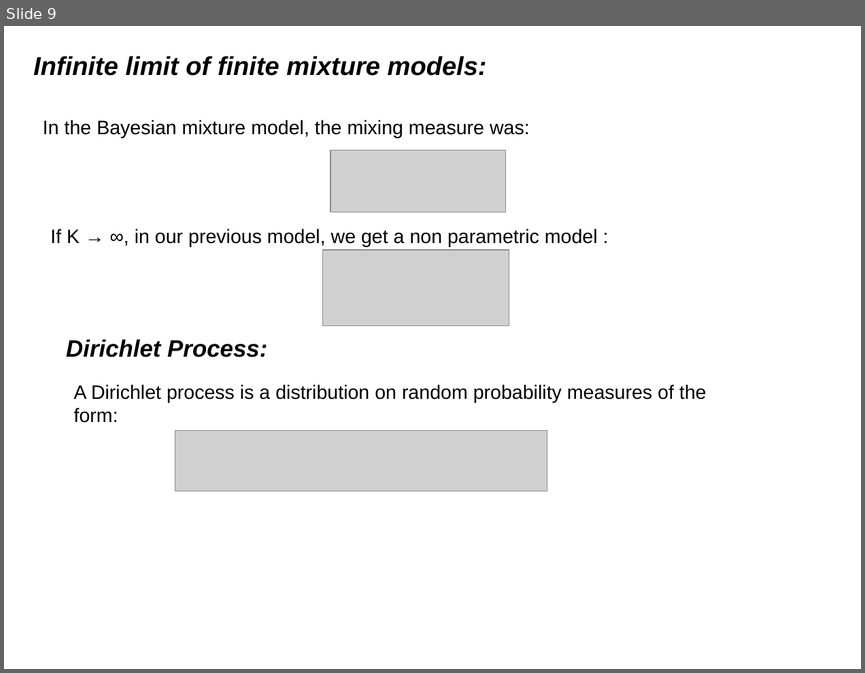
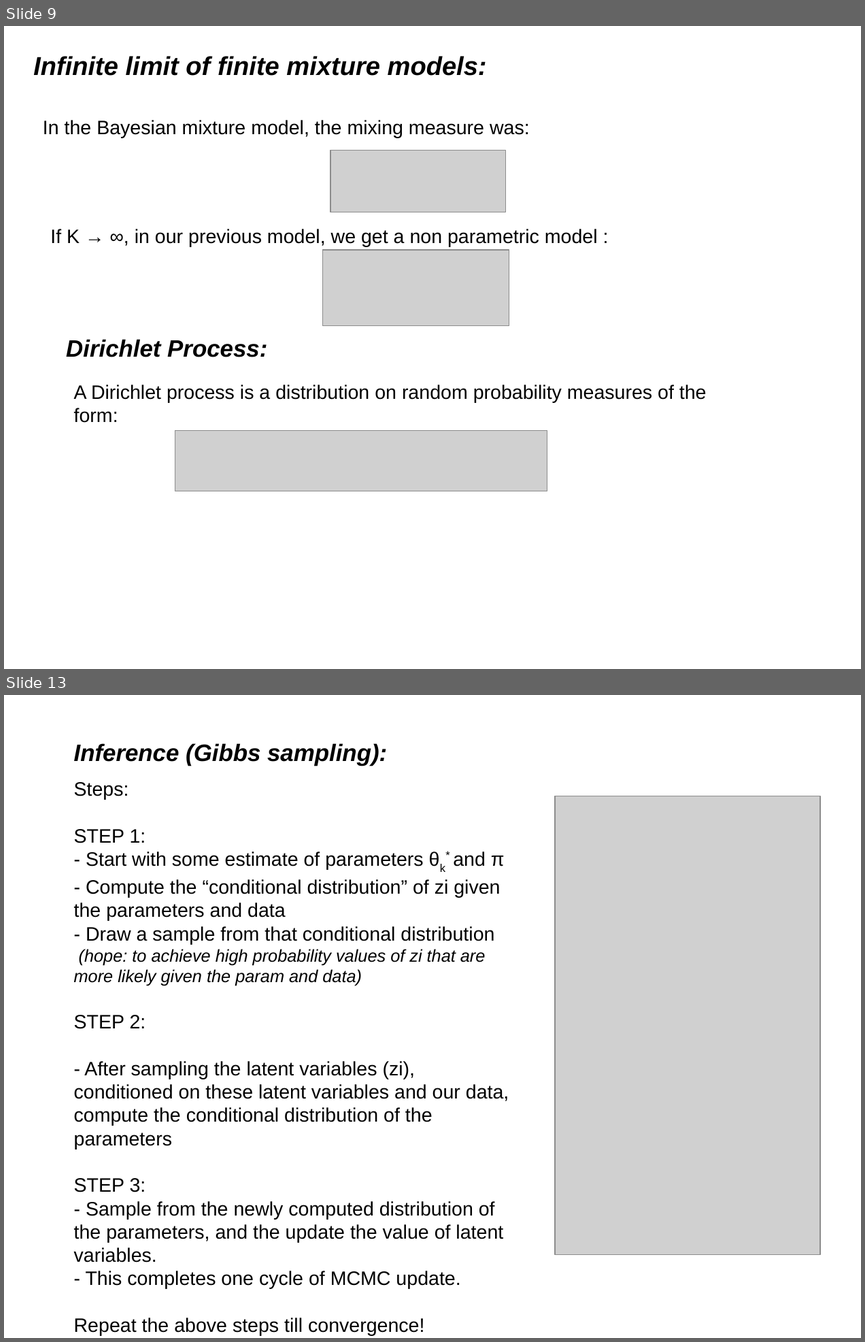
Before and after one commit to afcarl/Dirichlet_Processes, a slide deck: version_2.odp. Shown one above the other, each under a label of ours: slide 9 before the commit, slides 9 and 13 after it; the slides between them are not shown. The pictures are 865x673 and 865x1342 pixels, drawn with LibreOffice and Linux fonts; fonts in the diff are those of the drawing; grey boxes stand for pictures. Boxes give left, top, right and bottom in pixels: in the first picture for what was removed or moved away, otherwise in the second. Text is boxed around its words. In the diff, an @@ line names an element or a change of style, - is before the commit and + after.

```diff
--- a/version_2.odp
+++ b/version_2.odp
@@ slide 13 added at [4, 695, 861, 1338], background #FFFFFF @@
@@ text added at [74, 743, 387, 766], 22 pt, text #000000, bold, italic @@
+Inference (Gibbs sampling):
@@ text added at [74, 782, 509, 1336], 18 pt, text #000000 @@
+Steps:
+STEP 1:
+- Start with some estimate of parameters θk* and π
+- Compute the “conditional distribution” of zi given the parameters and data
+- Draw a sample from that conditional distribution
+(hope: to achieve high probability values of zi that are more likely given the param and data)
+STEP 2:
+- After sampling the latent variables (zi), conditioned on these latent variables and our data, compute the conditional distribution of the parameters
+STEP 3:
+- Sample from the newly computed distribution of the parameters, and the update the value of latent variables.
+- This completes one cycle of MCMC update.
+Repeat the above steps till convergence!
@@ picture added at [555, 796, 821, 1255] @@
```
Also in this commit, not shown: 1 slide changed, 6 other slides added, 2 slides removed.
